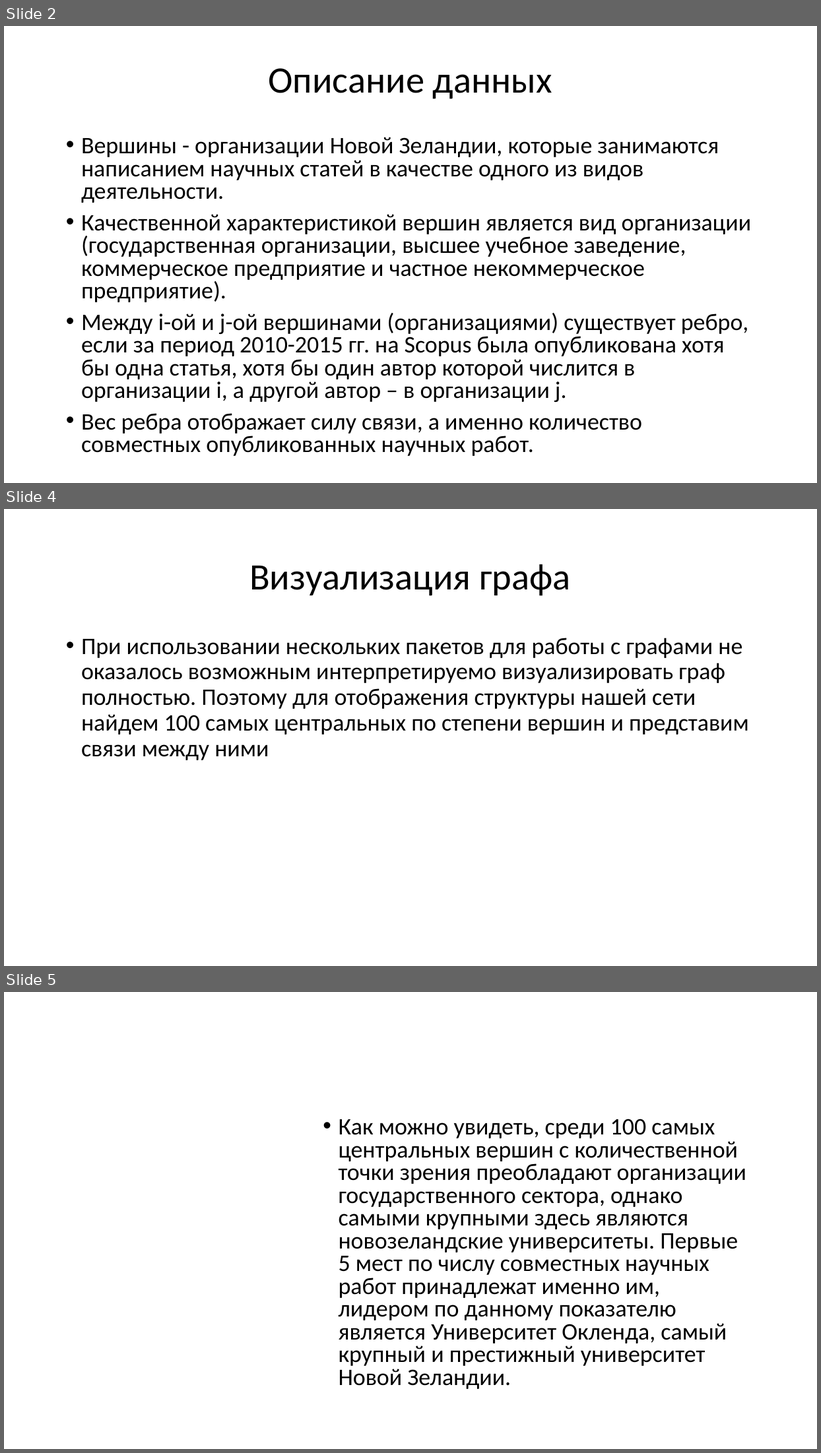
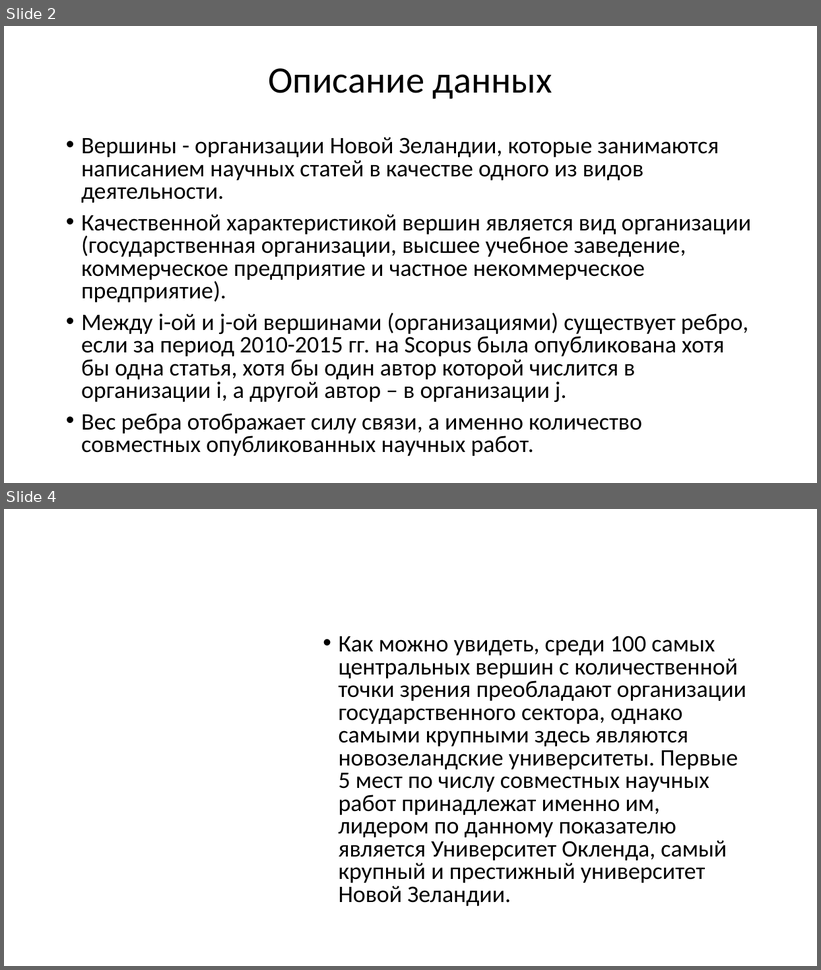
Before and after one commit to justniks/RProjects_EF, a slide deck: Networks/Issledovanie_nauchnogo_sotrudnichestva_v_Novoy_Zelandii.pptx. Shown one above the other, each under a label of ours: slides 2, 4 and 5 before the commit, slides 2 and 4 after it; the slides between them are not shown. The pictures are 821x1453 and 821x970 pixels, drawn with LibreOffice and Linux fonts; fonts in the diff are those of the drawing; background and template pictures are left out. Boxes give left, top, right and bottom in pixels: in the first picture for what was removed or moved away, otherwise in the second. Text is boxed around its words. In the diff, an @@ line names an element or a change of style, - is before the commit and + after.

```diff
--- a/Networks/Issledovanie_nauchnogo_sotrudnichestva_v_Novoy_Zelandii.pptx
+++ b/Networks/Issledovanie_nauchnogo_sotrudnichestva_v_Novoy_Zelandii.pptx
@@ slide 4 removed at bbox=[4, 509, 817, 966], background #FFFFFF @@
@@ title removed at bbox=[250, 564, 570, 596] @@
-Визуализация графа
@@ text removed at bbox=[81, 638, 749, 760] @@
-• При использовании нескольких пакетов для работы с графами не оказалось возможным интерпретируемо визуализировать граф полностью. Поэтому для отображения структуры нашей сети найдем 100 самых центральных по степени вершин и представим связи между ними
@@ what was slide 5 is now slide 4 @@
```
Also in this commit, not shown: 8 slides changed, 1 other file.
